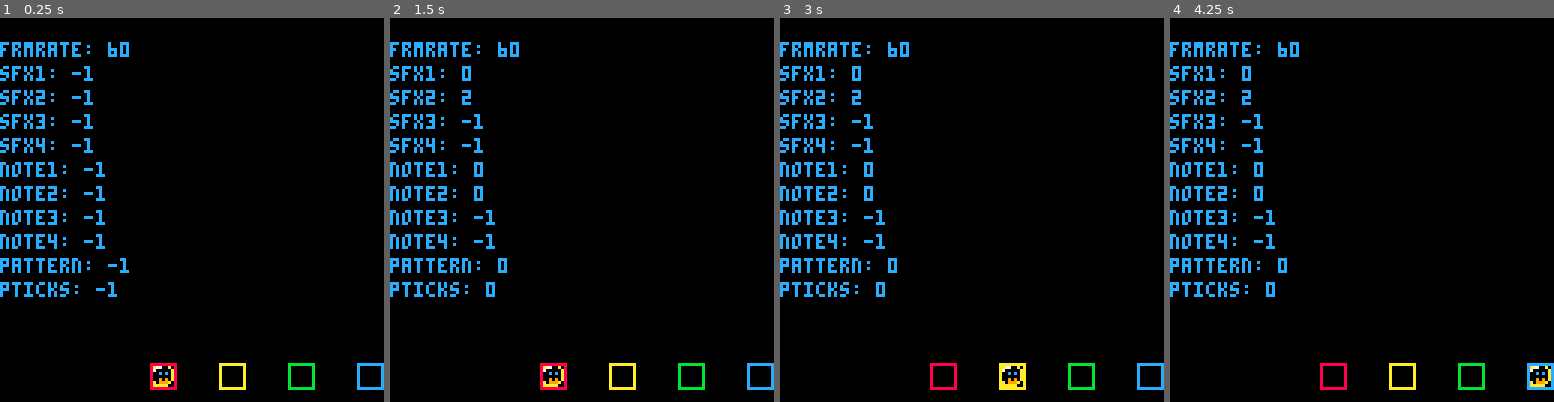
Above: before the commit, frames 1-4 (left to right).
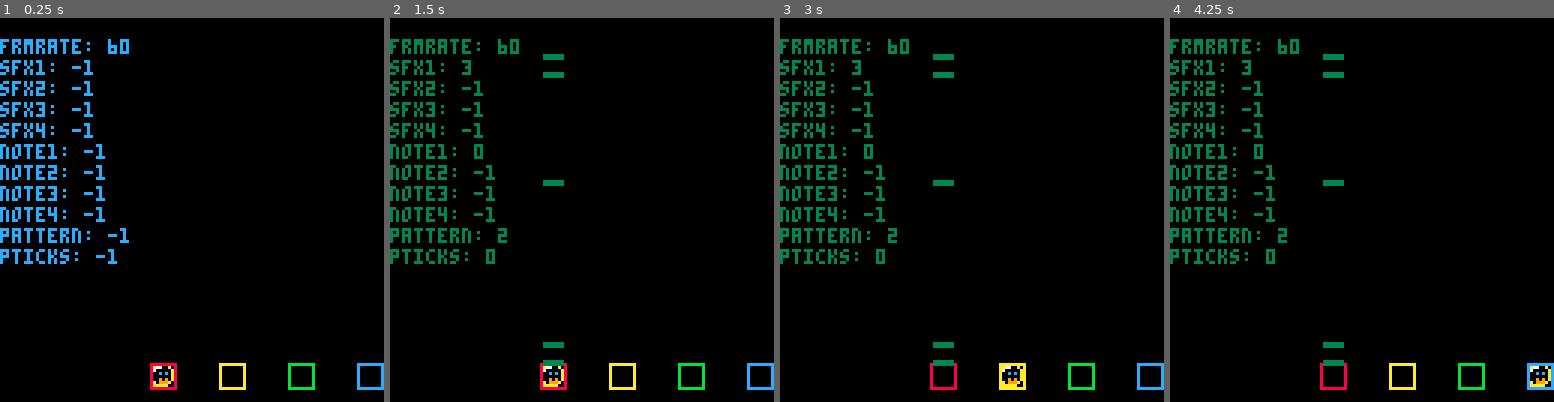
Above: after the commit, the same moments.

Repository: calebbergman/moonshot
Game: PICO-8 cartridge carts/moonbeats.p8
Same seed, same stepped clock (60 frames per second), same inputs: the game is played once before the commit and once after it.
Inputs:
- Up to frame 1 (0.25 s): no input
- Up to frame 2 (1.5 s): tap X (X key) at 1.07 s
- Up to frame 3 (3 s): hold Left 1.97-2.37 s; tap X (X key) at 2.07, 2.4, 2.73 s; hold Right from 2.87 s (still down)
- Up to frame 4 (4.25 s): tap X (X key) every 0.33 s from 3.07 to 4.07 s; release Right at 3.53 s; hold Right from 4.13 s (still down)

The runs differ from the first frame. In frame 1, 4.8% of the frame differs, in the area x 0-34%, y 5-73%; in frame 2, 7.0%, in the area x 0-46%, y 5-91%; in frame 3, 7.0%; in frame 4, 7.0%.

Commit message:
FEAT: Noteboard proto works

Diff:
--- a/carts/moonbeats.p8
+++ b/carts/moonbeats.p8
@@ -10,6 +10,9 @@
 function _init()
  --enable/disable debug info
  debug=true
+
+ --define noteboards
+ init_noteboards()
 
  --setup play rectangles
  rect_count = 3
@@ -43,7 +47,7 @@
  end
 
  draw_rects()
-
+ update_nb()
  if debug then draw_debug() end
 end
 
@@ -77,14 +81,59 @@
 	end
 
  if (btn(❎)) then
-		music(0)
+		music(2)
 	end
 end
 -->8
 --tab 1
 -- noteboard functions
+function init_noteboards()
+ nb_patterns={
+   --pattern 1
+   {},
+   --pattern 2
+   {}
+ }
+ nb_patterns[1][1]={20,"x...y...x...y...x...y...x...y..."}
+ nb_patterns[1][2]={20,"..........x.x.............x.x..."}
+ nb_patterns[1][3]=nil
+ nb_patterns[1][4]=nil
+ nb_patterns[2][1]={20,"xx........y.....xx........y....."}
+ nb_patterns[2][2]={20,"................................"}
+ nb_patterns[2][3]=nil
+ nb_patterns[2][4]=nil
+end
+
 function update_nb()
  -- main update noteboard func
+ if stat(24)!=-1 then
+  local i,j,note_y
+  --update note positions
+  --do maths
+  for i=1,4 do
+   --i represents the sfx/track
+   if nb_patterns[stat(24)][i]!=nil then
+
+    local note_num=stat(i+19)
+    for j=1,32 do
+     --j represents the noteboard string position
+     --each note gets 6 pixels of space
+     --we need to calculate which y position to display relevant notes
+     if (sub(nb_patterns[stat(24)][i][2],j,j)!=".") then
+      if note_num<=j then
+       --only current and future notes are relevant
+       note_y=(120-(j-note_num)*6)+mid(0,(stat(26)%20)/6,5)
+       if i==1 then
+        rectfill(51,note_y,51+6,note_y+1,3)
+       else
+        rectfill(74,note_y,74+6,note_y+1,4)
+       end
+      end
+     end
+    end
+   end
+  end
+ end
 end
 -->8
 --tab 2
@@ -100,7 +149,7 @@
 function draw_debug()
  local i
  for i=1,#dbg_statnum do
-  print(dbg_statname[i]..": "..stat(dbg_statnum[i]),0,8*i)
+  print(dbg_statname[i]..": "..stat(dbg_statnum[i]),0,7*i)
  end
 end
 -->8
Not shown, changed: the music (__music__) section of carts/moonbeats.p8
Not shown, changed: the sound effects (__sfx__) section of carts/moonbeats.p8
